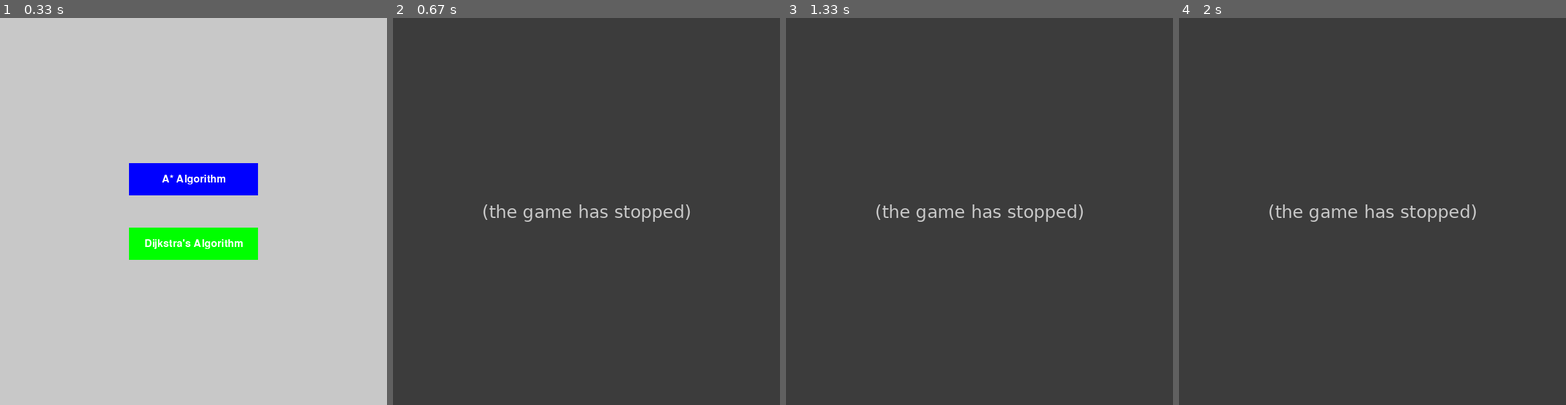
Above: before the commit, frames 1-4 (left to right).
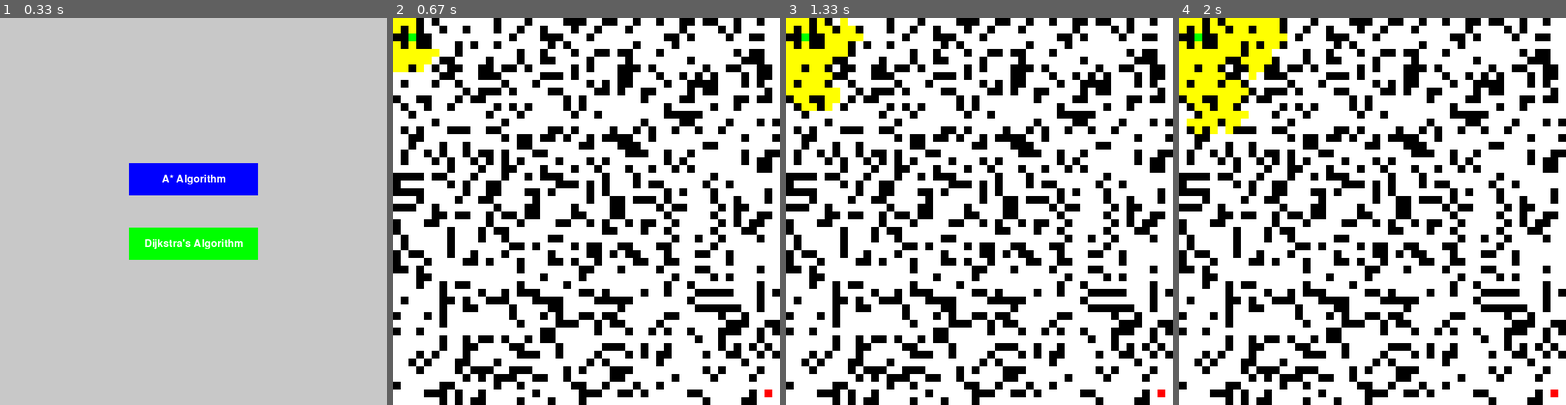
Above: after the commit, the same moments.

Repository: huygiatrng/Finding_Path_Visualizatrion
Game: pygame game, started from main.py
Same seed, same stepped clock (60 frames per second), same inputs: the game is played once before the commit and once after it.
Inputs (mouse positions are in pixels of both pictures, inside the frame that each line leads up to):
- Up to frame 1 (0.33 s): no input
- Up to frame 2 (0.67 s): click (571, 226) at 0.38 s
- Up to frame 3 (1.33 s): no input
- Up to frame 4 (2 s): no input

Frame 1 is identical in both runs. In frame 2, 100% of the frame differs, in the area x 0-100%, y 0-100%; in frame 3, 100%; in frame 4, 100%.
Error before the commit: TypeError: finding_path() takes 1 positional argument but 2 were given (main.py line 51); the game stopped at 0.38 s (later frames are placeholders)

Commit message:
Update find_path.py

Diff:
--- a/find_path.py
+++ b/find_path.py
@@ -5,11 +5,11 @@
 from algorithms import dijkstra, astar
 
 
-def finding_path(algo):
+def finding_path(algo, title):
     # Set up the game window
     pygame.init()
     screen = pygame.display.set_mode((WIDTH, HEIGHT))
-    pygame.display.set_caption("Finding Path")
+    pygame.display.set_caption(title)
 
     # Define the font
     font = pygame.font.SysFont(None, 30)
